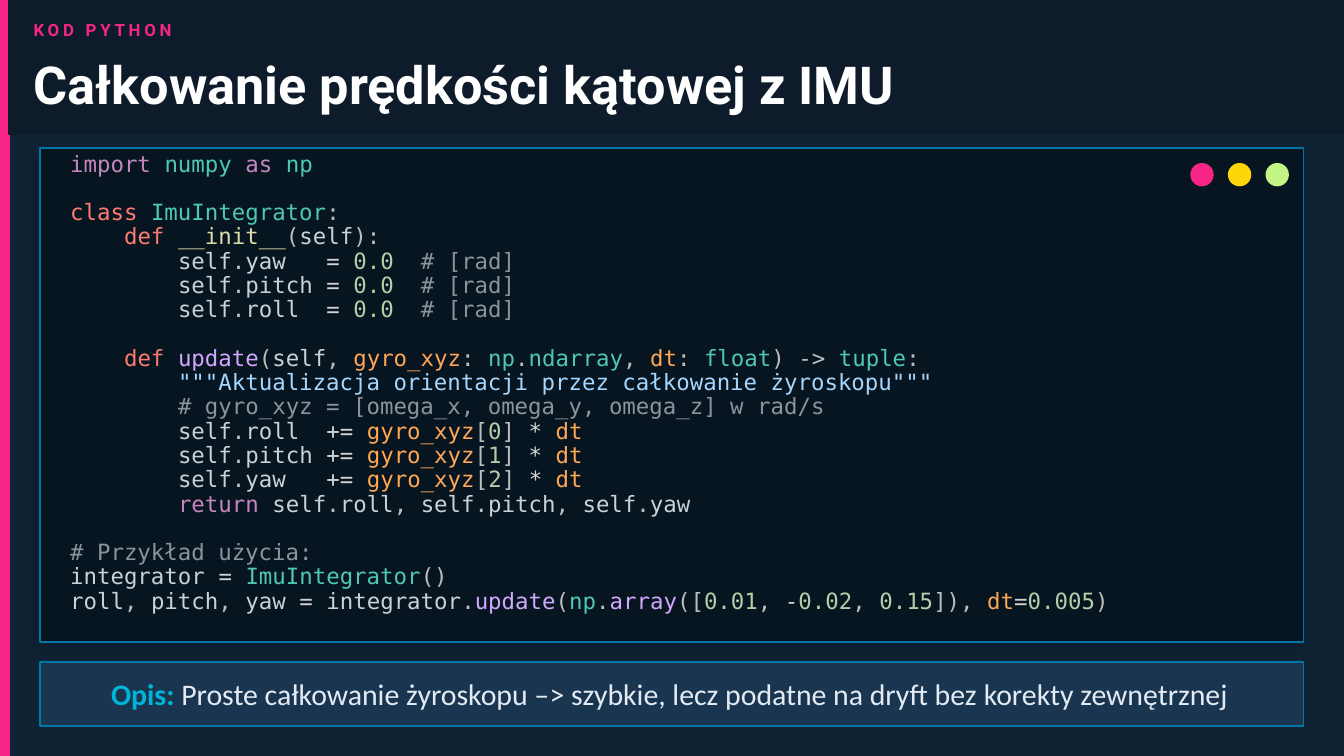
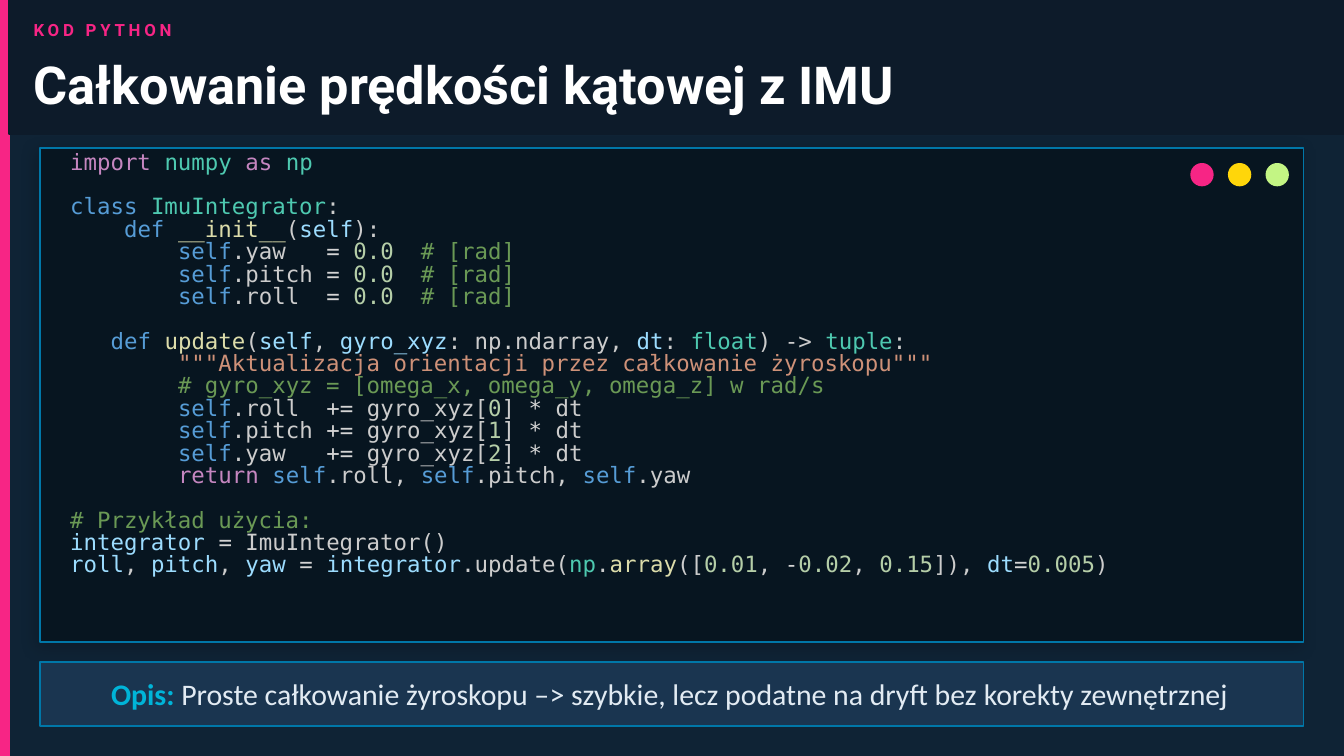
Before and after one commit to MatPomGit/MobileHub, a slide deck: slide 11 of zajecia/robo/robo_w2.pptx. Drawn at 1344x756 pixels with LibreOffice and Linux fonts; fonts in the diff are those of the drawing. Boxes give left, top, right and bottom in pixels: in the first picture for what was removed or moved away, otherwise in the second. Text is boxed around its words. In the diff, an @@ line names an element or a change of style, - is before the commit and + after.

```diff
--- a/zajecia/robo/robo_w2.pptx
+++ b/zajecia/robo/robo_w2.pptx
@@ text "import numpy as np" at bbox=[70, 153, 1108, 577]: text colour #FF7B72 to #569CD6 in "class", "def", "def"; text colour #BBBEBF to #CCCCCC in "ImuIntegrator:", "__init__(self):", "self.yaw", "self.pitch" and 8 more places; text colour #C9D1D9 to #9CDCFE in "__init__(self):", "update(self,", "integrator", "roll, pitch, yaw integrator.update(np.array([0.01,"; text colour #C9D1D9 to #569CD6, text colour #C9D1D9 to #CCCCCC in "self.yaw", "self.pitch", "self.roll", "self.roll" and 3 more places; text colour #8B949E to #6A9955 in "# [rad]", "# [rad]", "# [rad]", "# gyro_xyz = [omega_x, omega_y, omega_z] w ..." and 1 more places; text colour #D2A8FF to #DCDCAA in "update(self,", "integrator.update(np.array([0.01,"; text colour #FFA657 to #9CDCFE in "gyro_xyz: dt:", "dt=0.005)"; text colour #4EC9B0 to #CCCCCC in "np.ndarray,", "ImuIntegrator()"; text colour #A5D6FF to #CE9178 in """"Aktualizacja orientacji przez całkowanie żyroskopu""""; text colour #FFA657 to #CCCCCC in "gyro_xyz[0] dt", "gyro_xyz[1] dt", "gyro_xyz[2] dt"; text colour #D2A8FF to #CCCCCC in "integrator.update(np.array([0.01,"; line spacing 13pt to 12pt @@
```
Also in this commit, not shown: 4 other files.
